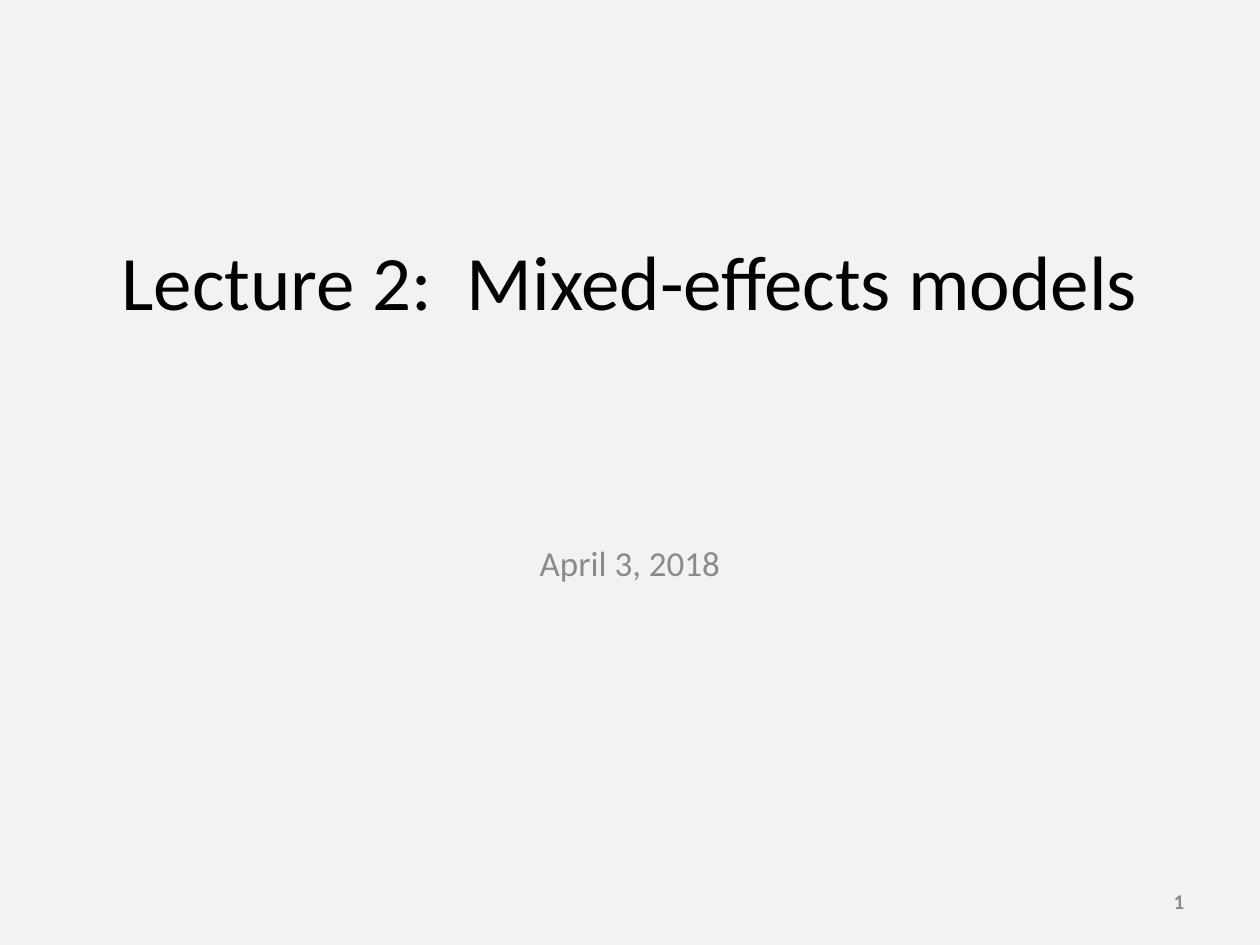
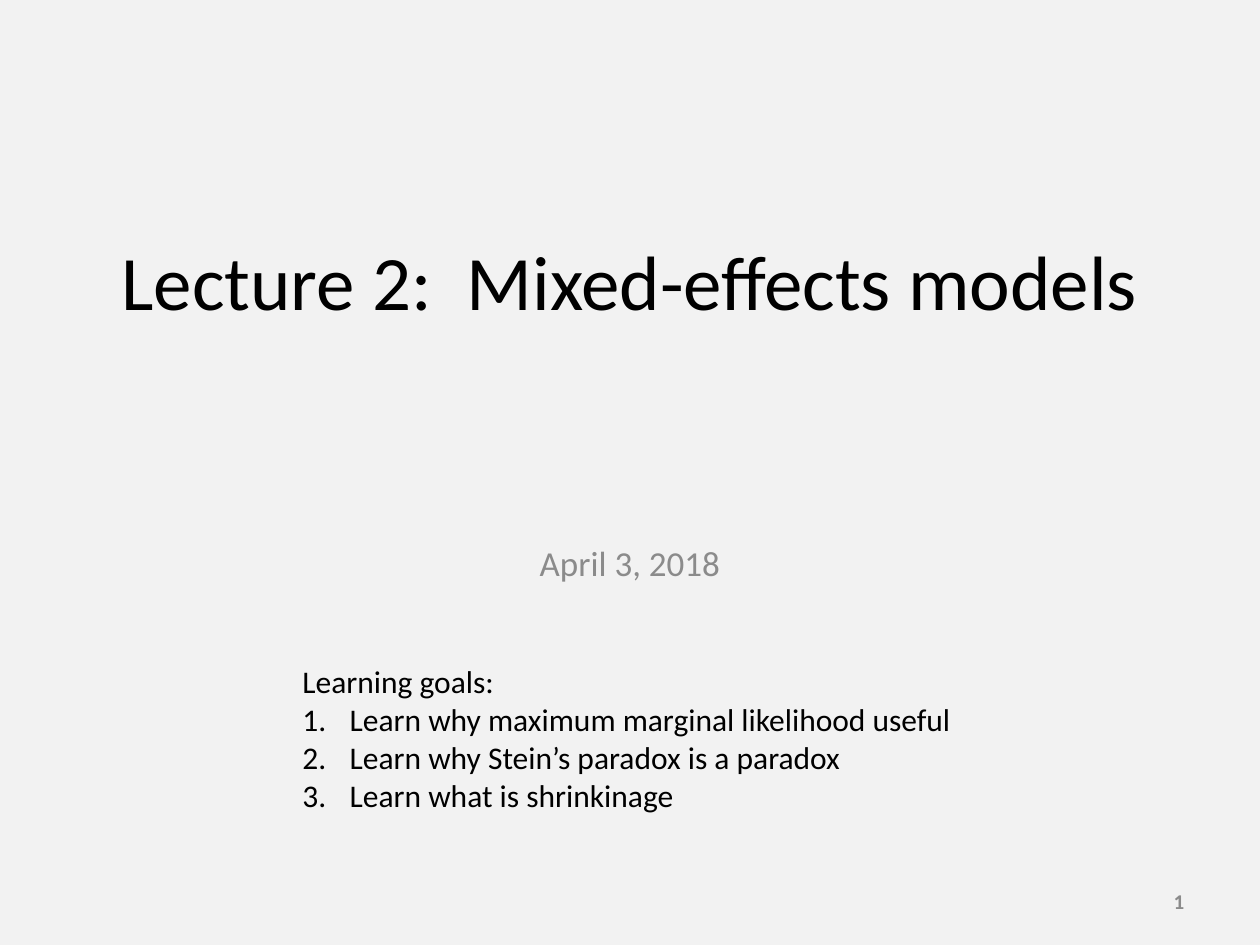
Before and after one commit to James-Thorson/2018_FSH556, a slide deck: slide 1 of Week 2 -- mixed-effects/Lecture 2/Lecture 2 -- Mixed-effects models.pptx. Drawn at 1260x945 pixels with LibreOffice and Linux fonts; fonts in the diff are those of the drawing. Boxes give left, top, right and bottom in pixels: in the first picture for what was removed or moved away, otherwise in the second. Text is boxed around its words. In the diff, an @@ line names an element or a change of style, - is before the commit and + after.

```diff
--- a/Week 2 -- mixed-effects/Lecture 2/Lecture 2 -- Mixed-effects models.pptx
+++ b/Week 2 -- mixed-effects/Lecture 2/Lecture 2 -- Mixed-effects models.pptx
@@ text added at box(302, 671, 951, 813), 18 pt, text #000000 @@
+Learning goals:
+1. Learn why maximum marginal likelihood useful
+2. Learn why Stein’s paradox is a paradox
+3. Learn what is shrinkinage
```
Also in this commit, not shown: 5 other files.
